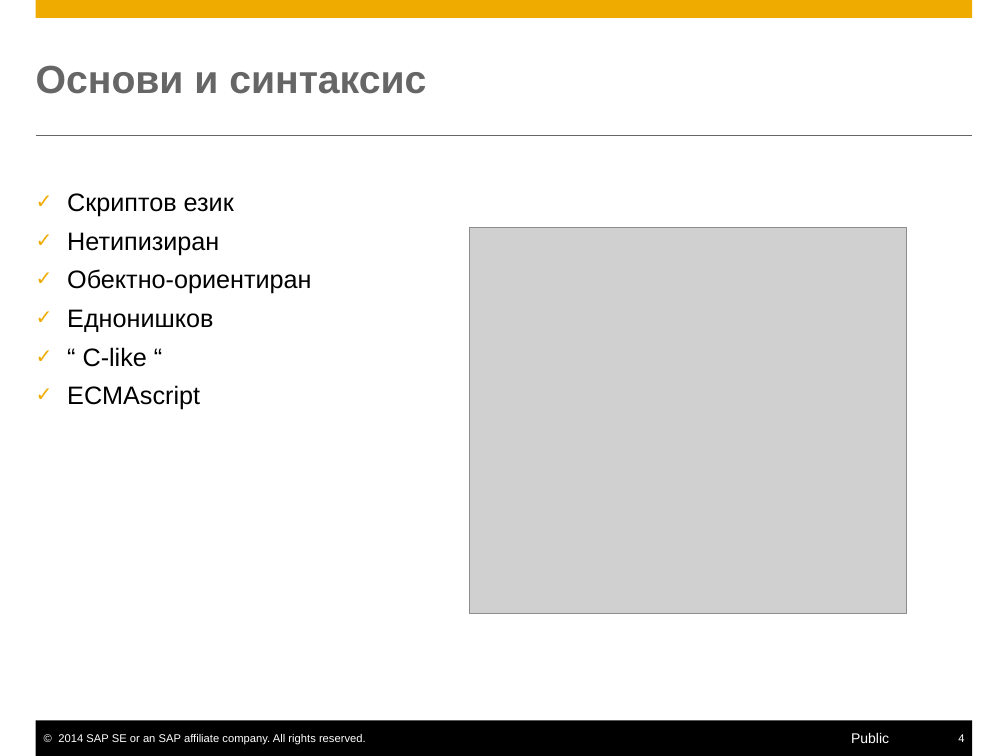
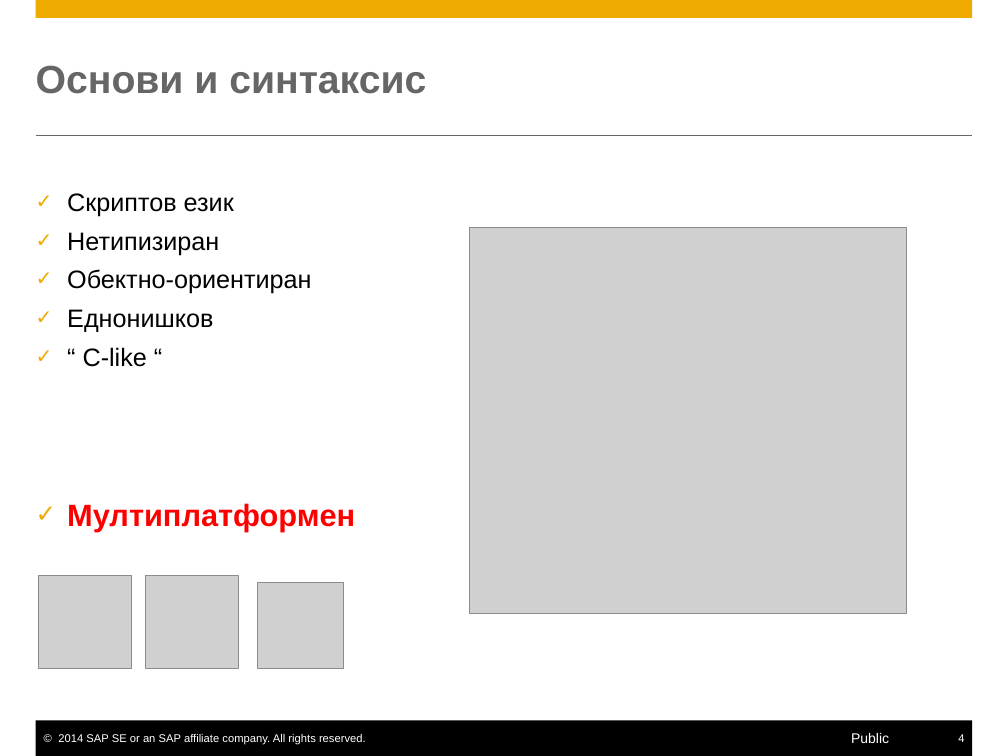
Before and after one commit to MapTo0/Front-end-FMI, a slide deck: slide 4 of JavaScript 1/JavaScriptIntro.pptx. Drawn at 1008x756 pixels with LibreOffice and Linux fonts; fonts in the diff are those of the drawing; grey boxes stand for pictures. Boxes give left, top, right and bottom in pixels: in the first picture for what was removed or moved away, otherwise in the second. Text is boxed around its words. In the diff, an @@ line names an element or a change of style, - is before the commit and + after.

```diff
--- a/JavaScript 1/JavaScriptIntro.pptx
+++ b/JavaScript 1/JavaScriptIntro.pptx
@@ text at bbox=[67, 503, 355, 532]: text changed; size 18 to 22 pt; text colour #000000 to #FF0000; bold on @@
-  ✓ ECMAscript
+  ✓ Мултиплатформен
@@ picture added at bbox=[38, 576, 131, 668] @@
@@ picture added at bbox=[145, 576, 238, 668] @@
@@ picture added at bbox=[258, 583, 344, 668] @@
```
Also in this commit, not shown: 11 other slides changed.
